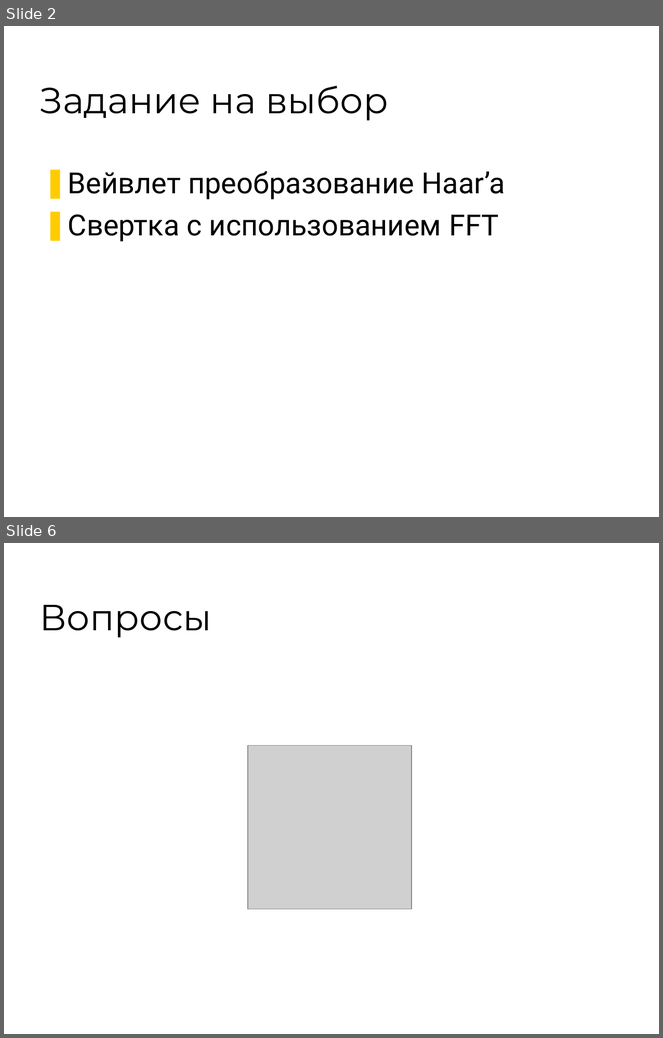
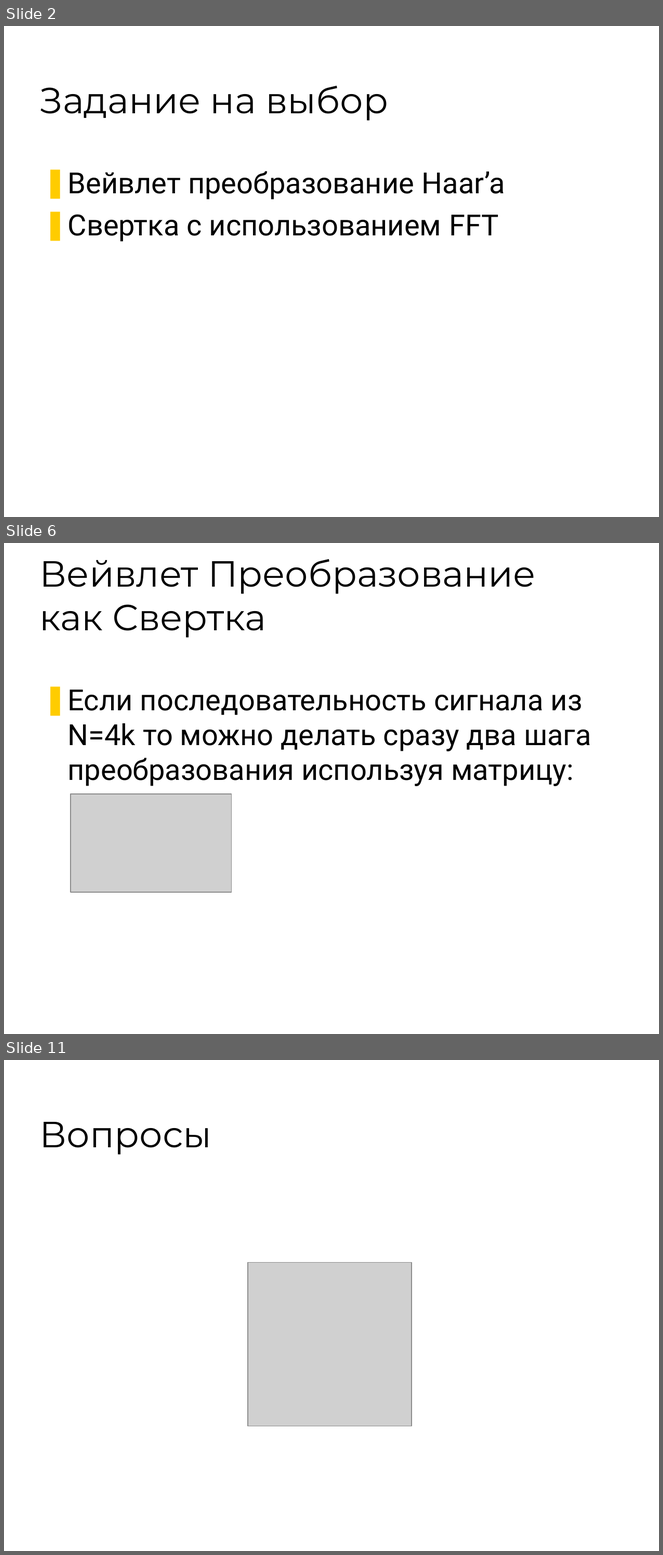
Before and after one commit to 7633/msu-cuda-course, a slide deck: Assignments/2/Assignment - 2.ppt. Shown one above the other, each under a label of ours: slides 2 and 6 before the commit, slides 2, 6 and 11 after it; the slides between them are not shown. The pictures are 663x1038 and 663x1555 pixels, drawn with LibreOffice and Linux fonts; fonts in the diff are those of the drawing; grey boxes stand for pictures; background and template pictures are left out. Boxes give left, top, right and bottom in pixels: in the first picture for what was removed or moved away, otherwise in the second. Text is boxed around its words. In the diff, an @@ line names an element or a change of style, - is before the commit and + after.

```diff
--- a/Assignments/2/Assignment - 2.ppt
+++ b/Assignments/2/Assignment - 2.ppt
@@ slide 6 added at (4, 543, 659, 1034), background #FFFFFF @@
@@ title added at (40, 559, 536, 638), 40 pt, text #000000 @@
+Вейвлет Преобразование как Свертка
@@ text added at (68, 690, 592, 786), 32 pt, text #000000 @@
+❚ Если последовательность сигнала из N=4k то можно делать сразу два шага преобразования используя матрицу:
@@ picture added at (71, 794, 232, 892) @@
@@ what was slide 6 is now slide 11 @@
```
Also in this commit, not shown: 1 slide changed, 6 other slides added, 2 slides removed.
